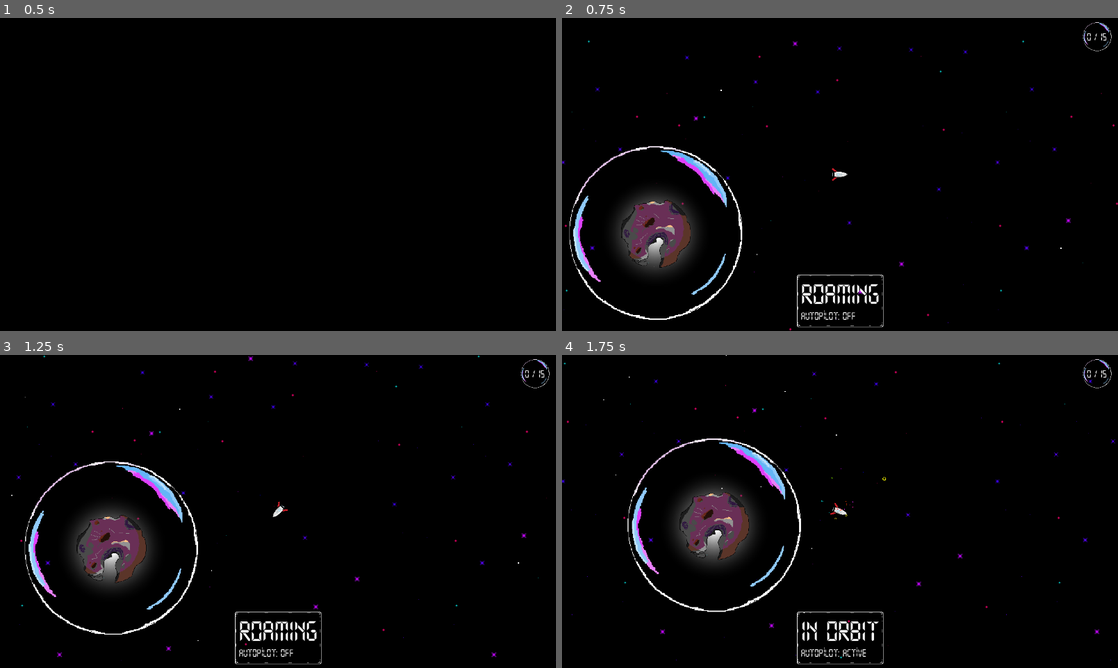
Above: before the commit, frames 1-4 (two rows, left to right).
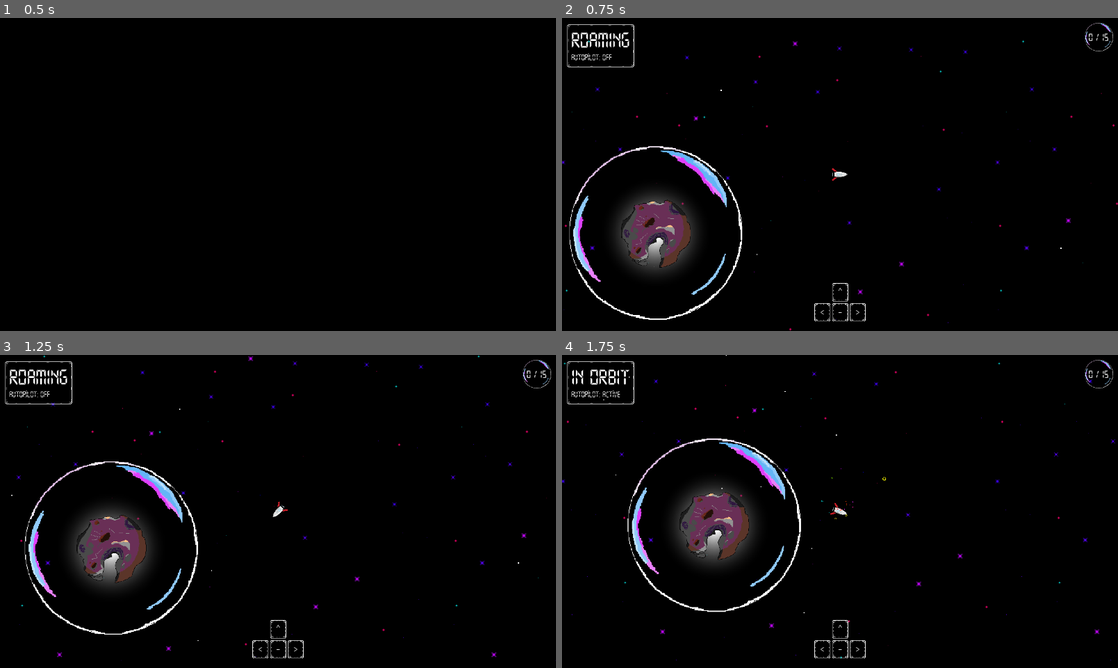
Above: after the commit, the same moments.

Repository: bjornarprytz/bubbleoids
Game: Godot game, scene res://splash.tscn
The game is run twice, just before and just after one commit, with the same random seed, the same clock (stepped at 60 frames per second) and the same inputs. Sound files missing from this copy of the repository are replaced by a short silence.
Inputs (mouse positions are in pixels of both pictures, inside the frame that each line leads up to):
- Up to frame 1 (0.5 s): no input
- Up to frame 2 (0.75 s): tap Enter at 0.5 s; move the mouse to (962, 158) at 0.52 s; hold Right (ui_right) from 0.53 s (still down); hold Space (throttle) from 0.53 s (still down); click (962, 158) at 0.67 s
- Up to frame 3 (1.25 s): keep holding Right (ui_right); keep holding Space (throttle)
- Up to frame 4 (1.75 s): move the mouse to (728, 527) at 1.27 s; release Right (ui_right) at 1.28 s; release Space (throttle) at 1.28 s; hold Left (ui_left) from 1.28 s (still down); tap Space (throttle) at 1.35 s

Frame 1 is identical in both runs. In frame 2, 1.4% of the frame differs, in the area x 0-100%, y 1-99%; in frame 3, 1.4%; in frame 4, 1.4%.

Commit message:
tutorial

Diff:
--- a/src/main.gd
+++ b/src/main.gd
@@ -5,6 +5,7 @@
 @onready var state: RichTextLabel = %State
 @onready var controls: RichTextLabel = %Controls
 @onready var fade_out: ColorRect = %FadeOut
+@onready var tutorial: PanelContainer = %Tutorial
 
 
 
@@ -42,6 +43,12 @@
 	Symphony.add_instrument()
 	_update_goal()
 
+	if (Events.discovered.size() > 2):
+		# Assume mastery
+		var tween = create_tween()
+		tween.tween_property(tutorial, "modulate:a", 0.0, 0.69)
+		tween.tween_callback(tutorial.hide)
+
 	if (Events.discovered.size() >= Events.goal):
 		Events.game_over.emit(true)
 
--- a/src/main.tscn
+++ b/src/main.tscn
@@ -1,9 +1,12 @@
-[gd_scene load_steps=6 format=3 uid="uid://cgrejd4v5ywd3"]
+[gd_scene load_steps=8 format=3 uid="uid://cgrejd4v5ywd3"]
 
 [ext_resource type="Script" uid="uid://dpwj7g7h22h4c" path="res://main.gd" id="1_h2yge"]
 [ext_resource type="PackedScene" uid="uid://7eksb1ln826g" path="res://player.tscn" id="2_0xm2m"]
 [ext_resource type="Texture2D" uid="uid://bh5saq5wwup27" path="res://assets/img/bubble test 1.png" id="2_1bvp3"]
+[ext_resource type="FontFile" uid="uid://5cnrtekvl5cg" path="res://assets/fonts/Fira_Code/FiraCode-VariableFont_wght.ttf" id="2_lquwl"]
 [ext_resource type="PackedScene" uid="uid://ckdwmqvdejpff" path="res://world/infinite_sectors.tscn" id="3_h2yge"]
+
+[sub_resource type="StyleBoxEmpty" id="StyleBoxEmpty_lquwl"]
 
 [sub_resource type="StyleBoxEmpty" id="StyleBoxEmpty_1bvp3"]
 
@@ -15,28 +18,114 @@
 [node name="Control" type="Control" parent="CanvasLayer"]
 texture_filter = 1
 layout_mode = 3
-anchors_preset = 12
+anchors_preset = 15
+anchor_right = 1.0
+anchor_bottom = 1.0
+grow_horizontal = 2
+grow_vertical = 2
+
+[node name="Tutorial" type="PanelContainer" parent="CanvasLayer/Control"]
+unique_name_in_owner = true
+texture_filter = 1
+layout_mode = 1
+anchors_preset = 7
+anchor_left = 0.5
 anchor_top = 1.0
-anchor_right = 1.0
-anchor_bottom = 1.0
-offset_top = -87.0
+anchor_right = 0.5
+anchor_bottom = 1.0
+offset_left = -59.0
+offset_top = -110.0
+offset_right = 59.0
+offset_bottom = -22.0
 grow_horizontal = 2
 grow_vertical = 0
+theme_override_styles/panel = SubResource("StyleBoxEmpty_lquwl")
+
+[node name="GridContainer" type="GridContainer" parent="CanvasLayer/Control/Tutorial"]
+layout_mode = 2
+columns = 3
+
+[node name="Control" type="Control" parent="CanvasLayer/Control/Tutorial/GridContainer"]
+layout_mode = 2
+
+[node name="W" type="PanelContainer" parent="CanvasLayer/Control/Tutorial/GridContainer"]
+layout_mode = 2
+size_flags_horizontal = 3
+
+[node name="CenterContainer2" type="CenterContainer" parent="CanvasLayer/Control/Tutorial/GridContainer/W"]
+layout_mode = 2
+
+[node name="RichTextLabel" type="RichTextLabel" parent="CanvasLayer/Control/Tutorial/GridContainer/W/CenterContainer2"]
+layout_mode = 2
+theme_override_fonts/normal_font = ExtResource("2_lquwl")
+theme_override_font_sizes/normal_font_size = 18
+text = "^
+"
+fit_content = true
+autowrap_mode = 0
+
+[node name="Control2" type="Control" parent="CanvasLayer/Control/Tutorial/GridContainer"]
+layout_mode = 2
+
+[node name="W2" type="PanelContainer" parent="CanvasLayer/Control/Tutorial/GridContainer"]
+layout_mode = 2
+size_flags_horizontal = 3
+
+[node name="CenterContainer" type="CenterContainer" parent="CanvasLayer/Control/Tutorial/GridContainer/W2"]
+layout_mode = 2
+
+[node name="RichTextLabel" type="RichTextLabel" parent="CanvasLayer/Control/Tutorial/GridContainer/W2/CenterContainer"]
+layout_mode = 2
+theme_override_fonts/normal_font = ExtResource("2_lquwl")
+theme_override_font_sizes/normal_font_size = 18
+text = "<"
+fit_content = true
+autowrap_mode = 0
+
+[node name="W3" type="PanelContainer" parent="CanvasLayer/Control/Tutorial/GridContainer"]
+layout_mode = 2
+size_flags_horizontal = 3
+
+[node name="CenterContainer" type="CenterContainer" parent="CanvasLayer/Control/Tutorial/GridContainer/W3"]
+layout_mode = 2
+
+[node name="RichTextLabel" type="RichTextLabel" parent="CanvasLayer/Control/Tutorial/GridContainer/W3/CenterContainer"]
+layout_mode = 2
+theme_override_fonts/normal_font = ExtResource("2_lquwl")
+theme_override_font_sizes/normal_font_size = 18
+text = "-"
+fit_content = true
+autowrap_mode = 0
+
+[node name="W4" type="PanelContainer" parent="CanvasLayer/Control/Tutorial/GridContainer"]
+layout_mode = 2
+size_flags_horizontal = 3
+
+[node name="CenterContainer" type="CenterContainer" parent="CanvasLayer/Control/Tutorial/GridContainer/W4"]
+layout_mode = 2
+
+[node name="RichTextLabel" type="RichTextLabel" parent="CanvasLayer/Control/Tutorial/GridContainer/W4/CenterContainer"]
+layout_mode = 2
+theme_override_fonts/normal_font = ExtResource("2_lquwl")
+theme_override_font_sizes/normal_font_size = 18
+text = ">"
+fit_content = true
+autowrap_mode = 0
 
 [node name="Terminal" type="PanelContainer" parent="CanvasLayer/Control"]
 texture_filter = 1
 layout_mode = 1
-anchors_preset = 8
+anchors_preset = 7
 anchor_left = 0.5
-anchor_top = 0.5
+anchor_top = 1.0
 anchor_right = 0.5
-anchor_bottom = 0.5
-offset_left = -99.5
-offset_top = -83.5
-offset_right = 99.5
-offset_bottom = 32.5
-grow_horizontal = 2
-grow_vertical = 2
+anchor_bottom = 1.0
+offset_left = -628.0
+offset_top = -705.0
+offset_right = -474.0
+offset_bottom = -607.0
+grow_horizontal = 2
+grow_vertical = 0
 
 [node name="VBoxContainer" type="VBoxContainer" parent="CanvasLayer/Control/Terminal"]
 layout_mode = 2
@@ -44,7 +133,7 @@
 [node name="State" type="RichTextLabel" parent="CanvasLayer/Control/Terminal/VBoxContainer"]
 unique_name_in_owner = true
 layout_mode = 2
-theme_override_font_sizes/normal_font_size = 64
+theme_override_font_sizes/normal_font_size = 48
 bbcode_enabled = true
 text = "ROAMING"
 fit_content = true
@@ -53,7 +142,7 @@
 [node name="Controls" type="RichTextLabel" parent="CanvasLayer/Control/Terminal/VBoxContainer"]
 unique_name_in_owner = true
 layout_mode = 2
-theme_override_font_sizes/normal_font_size = 24
+theme_override_font_sizes/normal_font_size = 18
 bbcode_enabled = true
 text = "Autopilot: off"
 fit_content = true
@@ -65,14 +154,14 @@
 [node name="PanelContainer" type="PanelContainer" parent="CanvasLayer/Control"]
 texture_filter = 2
 layout_mode = 1
-anchors_preset = 5
-anchor_left = 0.5
-anchor_right = 0.5
-offset_left = 559.0
-offset_top = -623.0
-offset_right = 625.0
-offset_bottom = -557.0
-grow_horizontal = 2
+anchors_preset = 1
+anchor_left = 1.0
+anchor_right = 1.0
+offset_left = -77.0
+offset_top = 11.0
+offset_right = -11.0
+offset_bottom = 77.0
+grow_horizontal = 0
 theme_override_styles/panel = SubResource("StyleBoxEmpty_1bvp3")
 
 [node name="CenterContainer2" type="CenterContainer" parent="CanvasLayer/Control/PanelContainer"]
--- a/src/project.godot
+++ b/src/project.godot
@@ -45,12 +45,29 @@
 
 [input]
 
+ui_left={
+"deadzone": 0.2,
+"events": [Object(InputEventKey,"resource_local_to_scene":false,"resource_name":"","device":0,"window_id":0,"alt_pressed":false,"shift_pressed":false,"ctrl_pressed":false,"meta_pressed":false,"pressed":false,"keycode":4194319,"physical_keycode":0,"key_label":0,"unicode":0,"location":0,"echo":false,"script":null)
+, Object(InputEventJoypadButton,"resource_local_to_scene":false,"resource_name":"","device":0,"button_index":13,"pressure":0.0,"pressed":false,"script":null)
+, Object(InputEventJoypadMotion,"resource_local_to_scene":false,"resource_name":"","device":0,"axis":0,"axis_value":-1.0,"script":null)
+, Object(InputEventKey,"resource_local_to_scene":false,"resource_name":"","device":-1,"window_id":0,"alt_pressed":false,"shift_pressed":false,"ctrl_pressed":false,"meta_pressed":false,"pressed":false,"keycode":0,"physical_keycode":65,"key_label":0,"unicode":97,"location":0,"echo":false,"script":null)
+]
+}
+ui_right={
+"deadzone": 0.2,
+"events": [Object(InputEventKey,"resource_local_to_scene":false,"resource_name":"","device":0,"window_id":0,"alt_pressed":false,"shift_pressed":false,"ctrl_pressed":false,"meta_pressed":false,"pressed":false,"keycode":4194321,"physical_keycode":0,"key_label":0,"unicode":0,"location":0,"echo":false,"script":null)
+, Object(InputEventJoypadButton,"resource_local_to_scene":false,"resource_name":"","device":0,"button_index":14,"pressure":0.0,"pressed":false,"script":null)
+, Object(InputEventJoypadMotion,"resource_local_to_scene":false,"resource_name":"","device":0,"axis":0,"axis_value":1.0,"script":null)
+, Object(InputEventKey,"resource_local_to_scene":false,"resource_name":"","device":-1,"window_id":0,"alt_pressed":false,"shift_pressed":false,"ctrl_pressed":false,"meta_pressed":false,"pressed":false,"keycode":0,"physical_keycode":68,"key_label":0,"unicode":100,"location":0,"echo":false,"script":null)
+]
+}
 throttle={
 "deadzone": 0.2,
 "events": [Object(InputEventJoypadButton,"resource_local_to_scene":false,"resource_name":"","device":-1,"button_index":0,"pressure":0.0,"pressed":true,"script":null)
 , Object(InputEventKey,"resource_local_to_scene":false,"resource_name":"","device":-1,"window_id":0,"alt_pressed":false …(182 unchanged characters)…
 , Object(InputEventKey,"resource_local_to_scene":false,"resource_name":"","device":-1,"window_id":0,"alt_pressed":false …(186 unchanged characters)…
 , Object(InputEventJoypadButton,"resource_local_to_scene":false,"resource_name":"","device":-1,"button_index":1,"pressure":0.0,"pressed":true,"script":null)
+, Object(InputEventKey,"resource_local_to_scene":false,"resource_name":"","device":-1,"window_id":0,"alt_pressed":false,"shift_pressed":false,"ctrl_pressed":false,"meta_pressed":false,"pressed":false,"keycode":0,"physical_keycode":87,"key_label":0,"unicode":119,"location":0,"echo":false,"script":null)
 ]
 }
 hud={
@@ -63,6 +80,7 @@
 "deadzone": 0.2,
 "events": [Object(InputEventKey,"resource_local_to_scene":false,"resource_name":"","device":-1,"window_id":0,"alt_press …(195 unchanged characters)…
 , Object(InputEventJoypadButton,"resource_local_to_scene":false,"resource_name":"","device":-1,"button_index":2,"pressure":0.0,"pressed":true,"script":null)
+, Object(InputEventKey,"resource_local_to_scene":false,"resource_name":"","device":-1,"window_id":0,"alt_pressed":false,"shift_pressed":false,"ctrl_pressed":false,"meta_pressed":false,"pressed":false,"keycode":0,"physical_keycode":83,"key_label":0,"unicode":115,"location":0,"echo":false,"script":null)
 ]
 }
 throttle_plus={
